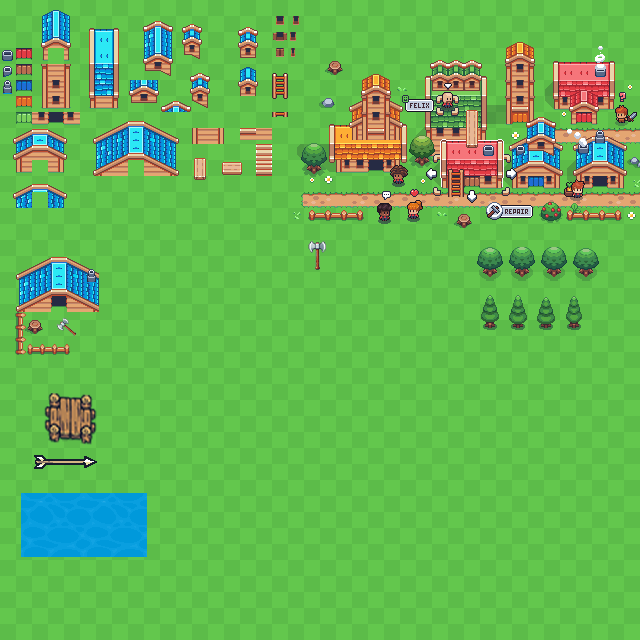
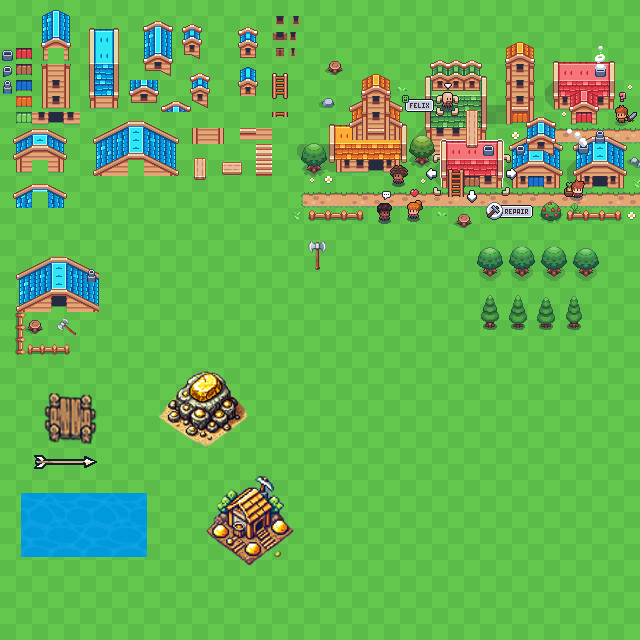
Layered file, before and after one edit (640px x 640px). Changes by layer:
added layer "Calque 6" above "Calque 5" over [205, 475, 294, 566]
added layer "Calque 5" above "Arrow" over [158, 370, 249, 448]
